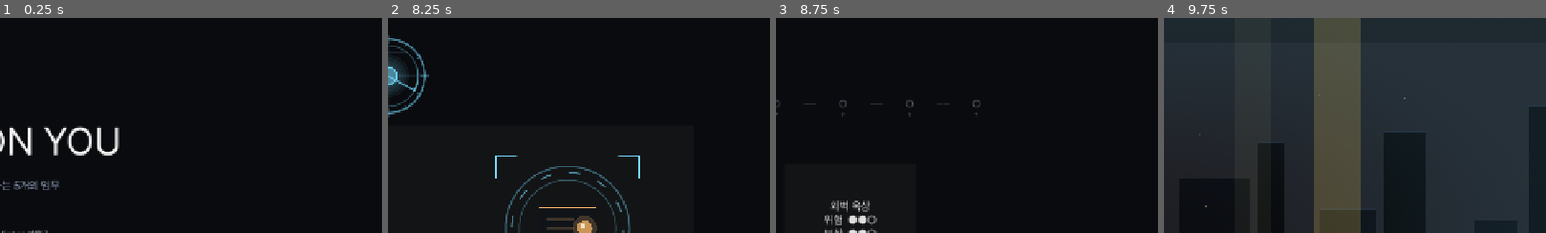
Above: before the commit, frames 1-4 (left to right).
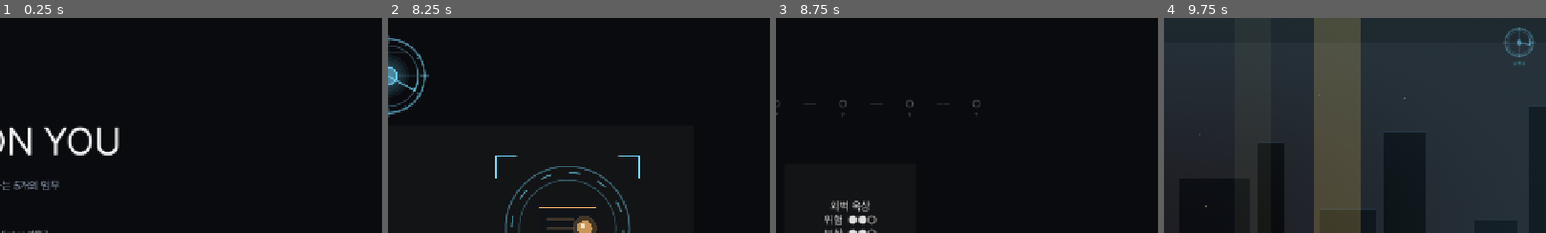
Above: after the commit, the same moments.

Repository: soomin007/EyesOnYou
Game: Godot game, scene res://scenes/main.tscn
The game is run twice, just before and just after one commit, with the same random seed, the same clock (stepped at 60 frames per second) and the same inputs.
Inputs (mouse positions are % of the whole screen's width and height, from its top left):
- Up to frame 1 (0.25 s): no input
- Up to frame 2 (8.25 s): click "게임 시작" at 0.5 s; click "일반 모드" at 1.25 s; click "바로 시작" at 2 s; tap Enter (ui_accept) at 2.75 s; move the mouse to (72, 45) at 2.77 s; press the mouse at (72, 45) at 2.78 s; hold D (move_right) 2.78-4.28 s; tap W (jump) at 3.02, 3.77, 5.27, 6.02, 6.77 s; move the mouse to (30, 55) at 3.52 s; release the mouse at (30, 55) at 3.53 s; tap Shift (dash) at 3.6 s; click (30, 55) at 3.67 s; move the mouse to (60, 28) at 4.27 s; hold A (move_left) 4.28-5.03 s; tap Space at 4.35 s; click (60, 28) at 4.42 s; move the mouse to (45, 70) at 5.02 s; hold D (move_right) 5.03-6.53 s; tap Q at 5.1 s; click (45, 70) at 5.17 s; move the mouse to (80, 65) at 5.77 s; tap E at 5.85 s; click (80, 65) at 5.92 s; move the mouse to (20, 35) at 6.52 s; hold A (move_left) 6.53-7.28 s; tap J at 6.6 s; click (20, 35) at 6.67 s; move the mouse to (55, 50) at 7.27 s; hold D (move_right) 7.28-8.03 s; tap K at 7.35 s; click (55, 50) at 7.42 s; move the mouse to (35, 25) at 8.02 s; hold A (move_left) from 8.03 s (still down); click (35, 25) at 8.1 s
- Up to frame 3 (8.75 s): keep holding A (move_left); tap W (jump) at 8.27 s
- Up to frame 4 (9.75 s): release A (move_left) at 8.75 s; click "외곽 진입로 ★ 위험 ●○○ 보상 ●○○" at 8.75 s; click "확인" at 9.5 s
The pictures show only the part of the screen within x 50-100%, y 0-50%; the shares and areas given below are measured in that part.

Frames 1-3 are identical in both runs. In frame 4, 0.4% of the frame differs, in the area x 88-98%, y 4-22%.

Commit message:
feat(veil): 상시 VEIL 눈 + 시야붕괴 글리치 (PS#2)
- Stage HUD 우상단에 상시 VEIL 눈(BriefingVisual, 54px) + "VEIL" 캡션 — 게임 내내
  "VEIL이 함께 본다" 체감(튜토리얼처럼, 더 작게)
- BriefingVisual degraded 강화: 통신두절 느낌(주기적 드롭아웃 + 위치 지터). veil_degraded
  실시간 반영(진행 중 begin_degradation도)
- 자막창 글리치(_tick_subtitle_glitch): 붕괴 시 _subtitle_stack_layer.offset 떨림 + 주기적 끊김
- 마커는 기존 VeilSight degradation 글리치 유지 → 눈·자막·마커 셋 다 글리치
- 검증: 헤드리스 임포트 EXIT=0

Co-Authored-By: Claude Opus 4.8 (1M context) <noreply@anthropic.com>

Diff:
--- a/scripts/BriefingVisual.gd
+++ b/scripts/BriefingVisual.gd
@@ -20,6 +20,7 @@
 	t += delta
 	if appear < 1.0:
 		appear = minf(1.0, appear + delta / 0.9)
+	degraded = GameState.veil_degraded   # 진행 중 붕괴(begin_degradation) 시작도 실시간 반영
 	queue_redraw()
 
 func _draw() -> void:
@@ -27,6 +28,11 @@
 	var r: float = minf(size.x * 0.5, size.y * 0.5) * 0.86
 	if r <= 1.0:
 		return
+	# 시야 붕괴 — 통신 두절/EMP 재머 느낌. 주기적 신호 끊김(드롭아웃) + 위치 지터.
+	if degraded:
+		if fmod(t * 9.0, 1.0) < 0.16:
+			return  # 짧게 화면에서 사라졌다 돌아옴(신호 끊김)
+		c += Vector2(randf_range(-2.5, 2.5), randf_range(-2.5, 2.5))
 	# easeOutCubic — 등장 알파/스케일.
 	var a: float = 1.0 - pow(1.0 - appear, 3.0)
 	# 시야 붕괴 후엔 눈이 흐려지고 불안정하게 깜빡인다(VEIL이 잘 못 봄을 브리핑에서도 체감).
--- a/scripts/Stage.gd
+++ b/scripts/Stage.gd
@@ -2056,6 +2056,25 @@
 	hb2.add_child(skill_label)
 	_refresh_hud()
 
+	# 상시 VEIL 눈 — 게임 내내 우상단에 "VEIL이 함께 본다"를 띄운다(튜토리얼 눈과 동일, 더 작게).
+	# 시야 붕괴(veil_degraded) 시 BriefingVisual이 알아서 글리치(드롭아웃·지터·흐려짐).
+	var eye := Control.new()
+	eye.set_script(load("res://scripts/BriefingVisual.gd"))
+	eye.size = Vector2(54.0, 54.0)
+	eye.position = Vector2(1280.0 - 54.0 - 18.0, 14.0)
+	eye.mouse_filter = Control.MOUSE_FILTER_IGNORE
+	hud.add_child(eye)
+	var eye_cap := Label.new()
+	eye_cap.text = "VEIL"
+	eye_cap.add_theme_font_size_override("font_size", 10)
+	eye_cap.add_theme_color_override("font_color", Color(0.46, 0.86, 1.0, 0.8))
+	eye_cap.add_theme_color_override("font_outline_color", Color(0, 0, 0, 0.8))
+	eye_cap.add_theme_constant_override("outline_size", 3)
+	eye_cap.horizontal_alignment = HORIZONTAL_ALIGNMENT_CENTER
+	eye_cap.position = Vector2(1280.0 - 54.0 - 18.0, 70.0)
+	eye_cap.size = Vector2(54.0, 14.0)
+	hud.add_child(eye_cap)
+
 	var bottom := MarginContainer.new()
 	bottom.add_theme_constant_override("margin_left", 24)
 	bottom.add_theme_constant_override("margin_bottom", 16)
@@ -3292,6 +3311,21 @@
 	_tick_escape_transition(delta)
 	_tick_trap_warning()
 	_tick_avoid_warning()
+	_tick_subtitle_glitch()
+
+# 시야 붕괴 시 자막창이 통신 두절처럼 떨리고 주기적으로 끊긴다(EMP 재머 느낌). 평시엔 offset 0.
+func _tick_subtitle_glitch() -> void:
+	if _subtitle_stack_layer == null or not is_instance_valid(_subtitle_stack_layer):
+		return
+	if not GameState.veil_degraded:
+		if _subtitle_stack_layer.offset != Vector2.ZERO:
+			_subtitle_stack_layer.offset = Vector2.ZERO
+		return
+	var tm: float = float(Time.get_ticks_msec()) * 0.001
+	if fmod(tm * 8.0, 1.0) < 0.12:
+		_subtitle_stack_layer.offset = Vector2(randf_range(-6.0, 6.0), randf_range(-3.0, 3.0))
+	else:
+		_subtitle_stack_layer.offset = Vector2(randf_range(-1.5, 1.5), randf_range(-1.0, 1.0))
 
 # 발사 함정에 처음 가까워지면 VEIL이 "파괴 불가, 회피" 1회 안내(못 잡는 함정 명시).
 func _tick_trap_warning() -> void:
